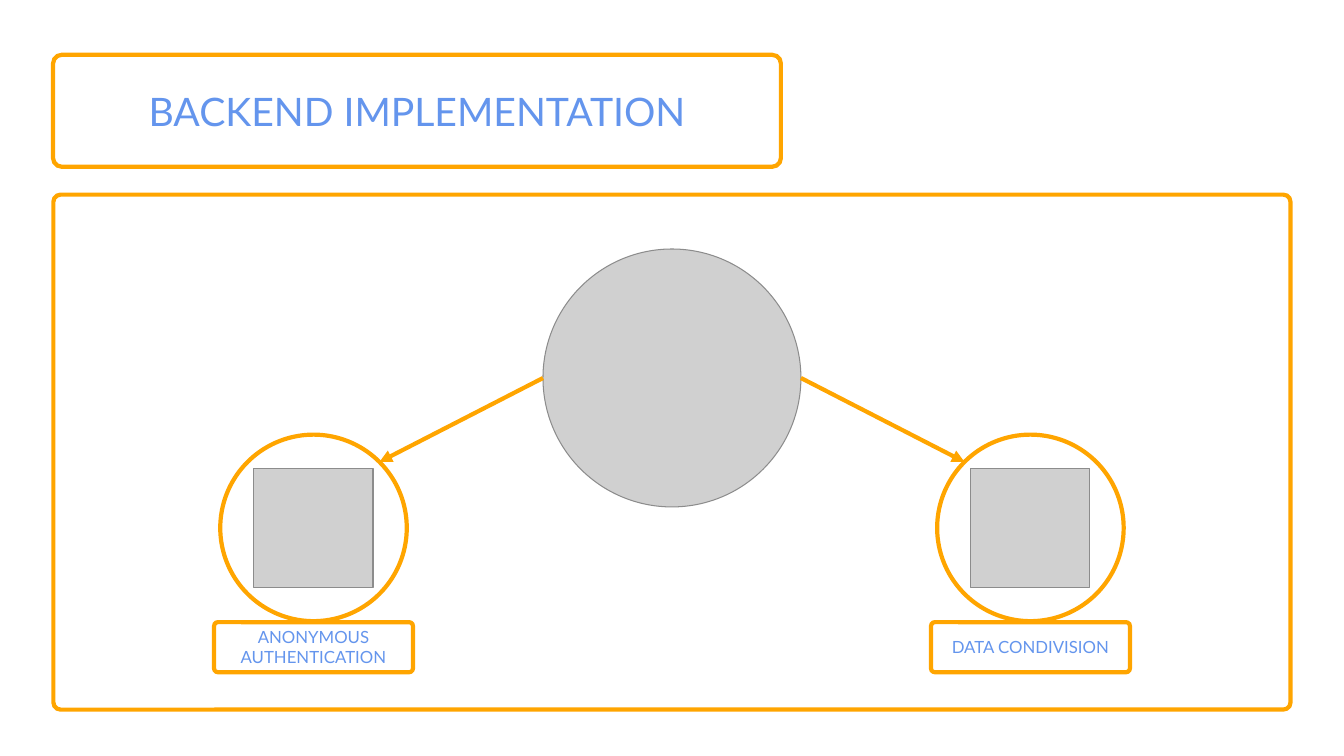
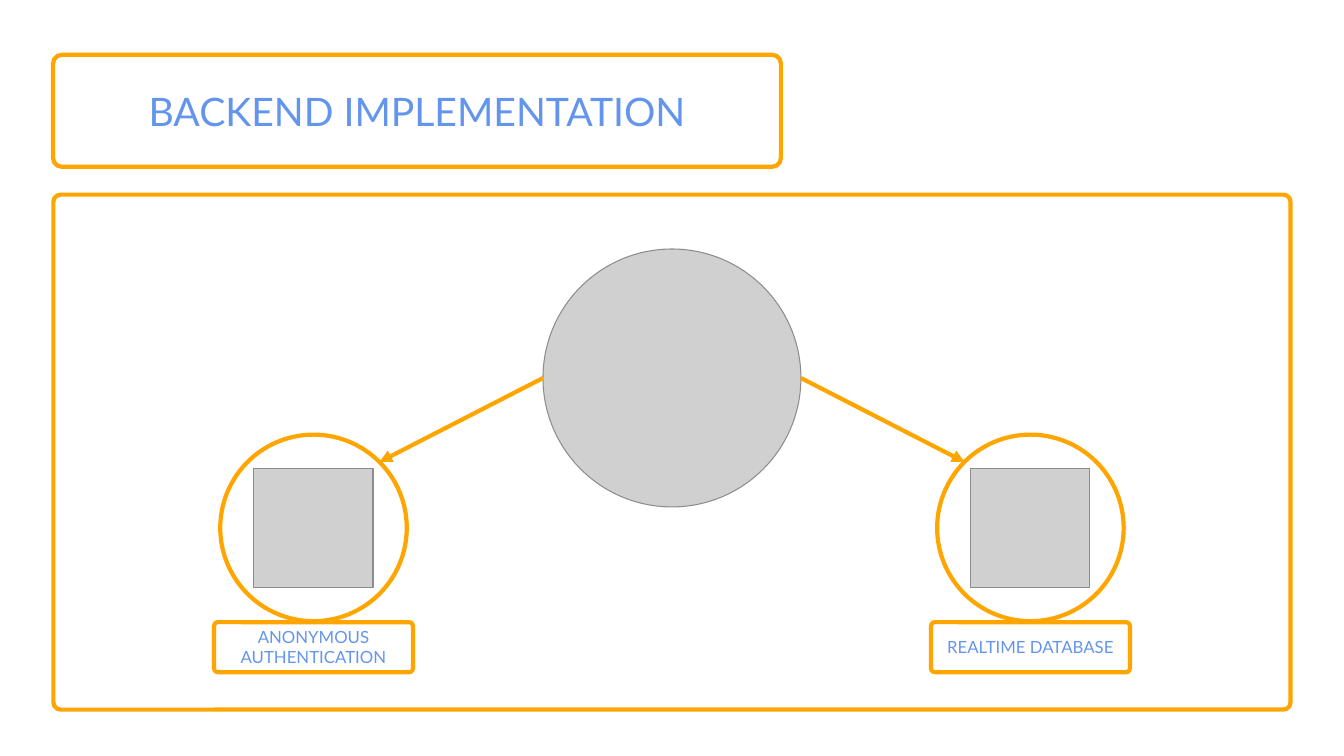
Before and after one commit to Ciorpy/ACTaM-Project-2024-25, a slide deck: slide 12 of MusicMind.pptx. Drawn at 1344x756 pixels with LibreOffice and Linux fonts; fonts in the diff are those of the drawing; grey boxes stand for pictures; background and template pictures are left out. Boxes give left, top, right and bottom in pixels: in the first picture for what was removed or moved away, otherwise in the second. Text is boxed around its words. In the diff, an @@ line names an element or a change of style, - is before the commit and + after.

```diff
--- a/MusicMind.pptx
+++ b/MusicMind.pptx
@@ text in rounded rectangle at (x1=947, y1=641, x2=1114, y2=653): text changed @@
-DATA CONDIVISION
+REALTIME DATABASE
```
Also in this commit, not shown: 1 other slide changed.
